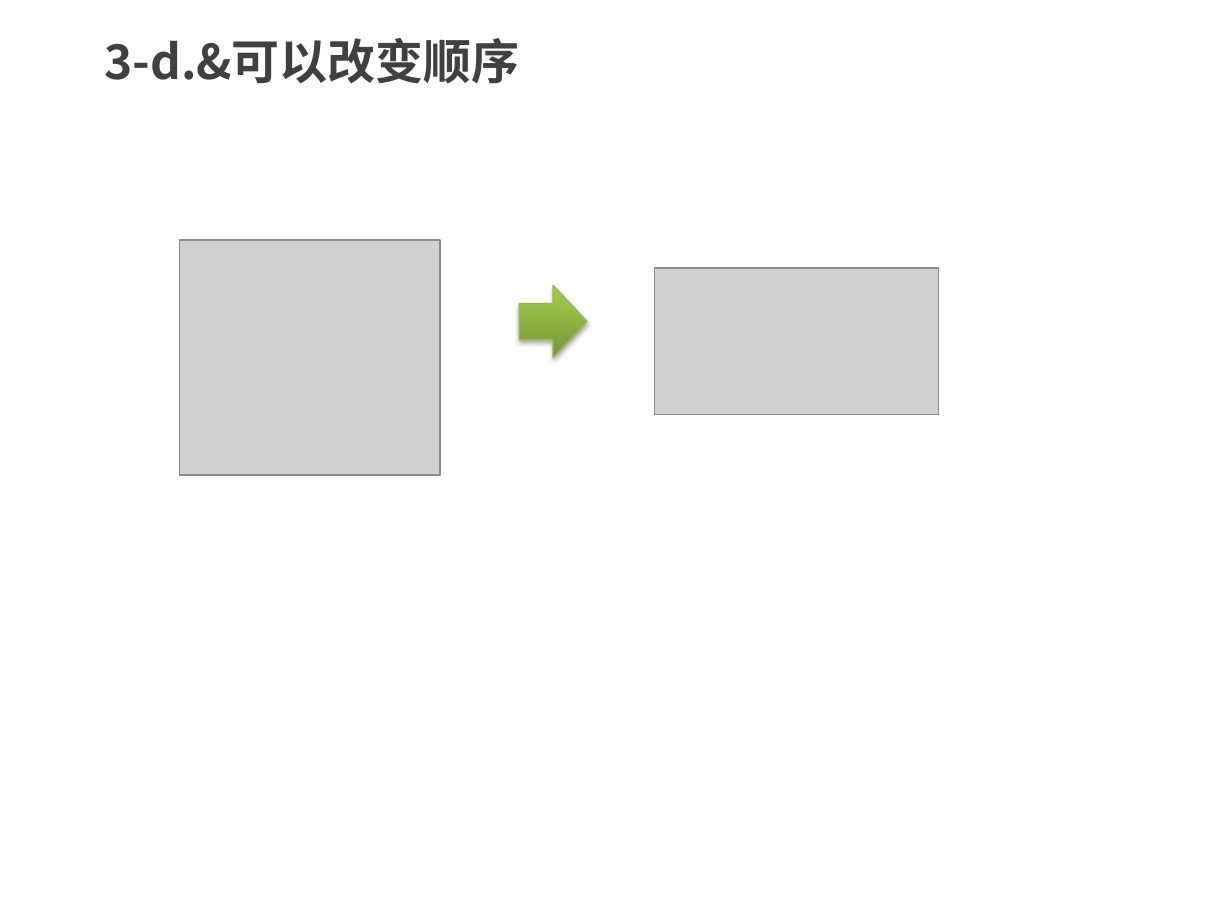
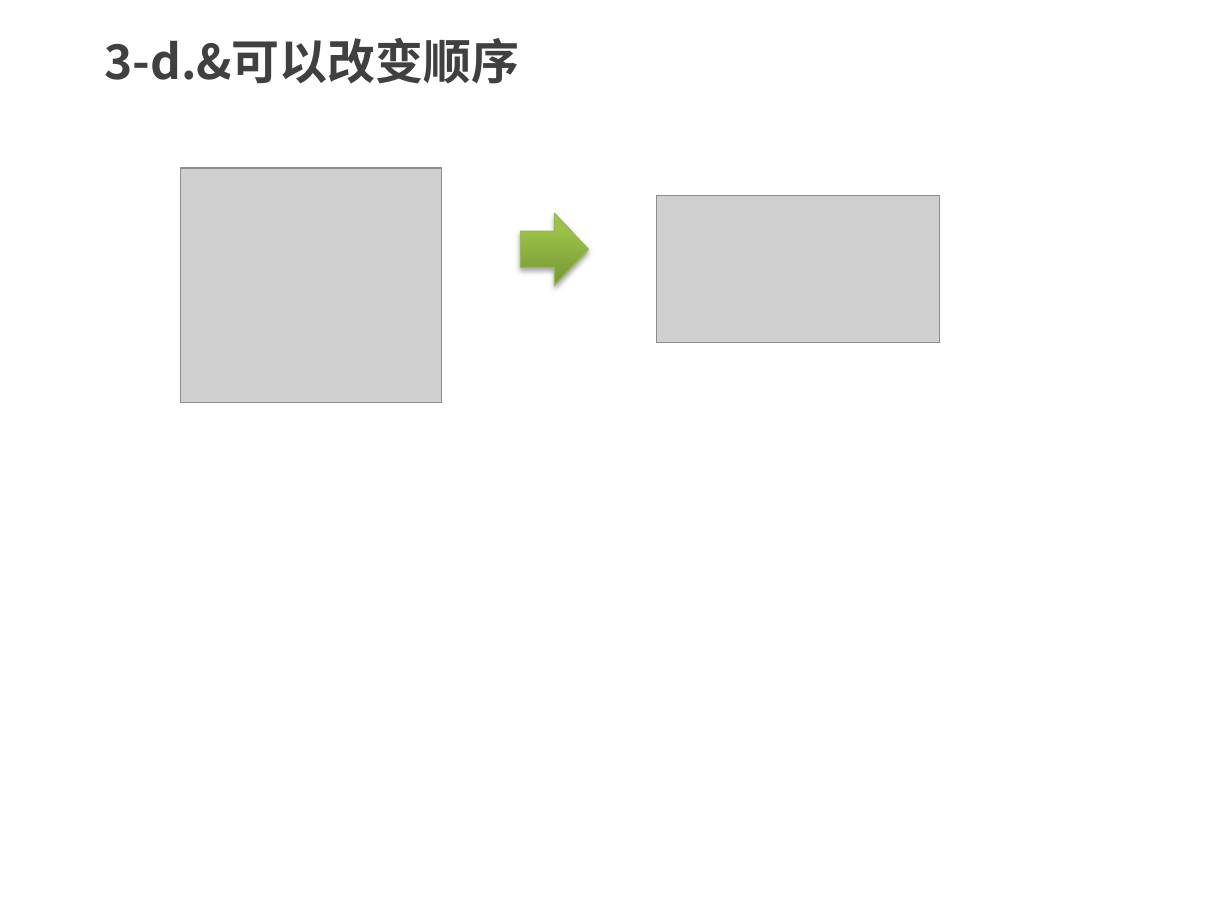
Before and after one commit to kong66/less-class, a slide deck: slide 11 of less-3-嵌套.pptx. Drawn at 1232x924 pixels with LibreOffice and Linux fonts; fonts in the diff are those of the drawing; grey boxes stand for pictures. Boxes give left, top, right and bottom in pixels: in the first picture for what was removed or moved away, otherwise in the second. Text is boxed around its words. In the diff, an @@ line names an element or a change of style, - is before the commit and + after.

```diff
--- a/less-3-嵌套.pptx
+++ b/less-3-嵌套.pptx
@@ picture: place and size @@
-picture at [180, 240, 440, 476]
+picture at [181, 168, 441, 403]
@@ picture: place and size @@
-picture at [654, 269, 938, 415]
+picture at [657, 196, 940, 342]
@@ right arrow: place and size @@
-right arrow at [519, 286, 586, 359]
+right arrow at [521, 213, 589, 286]
```
Also in this commit, not shown: 3 other slides changed, 8 other files.
